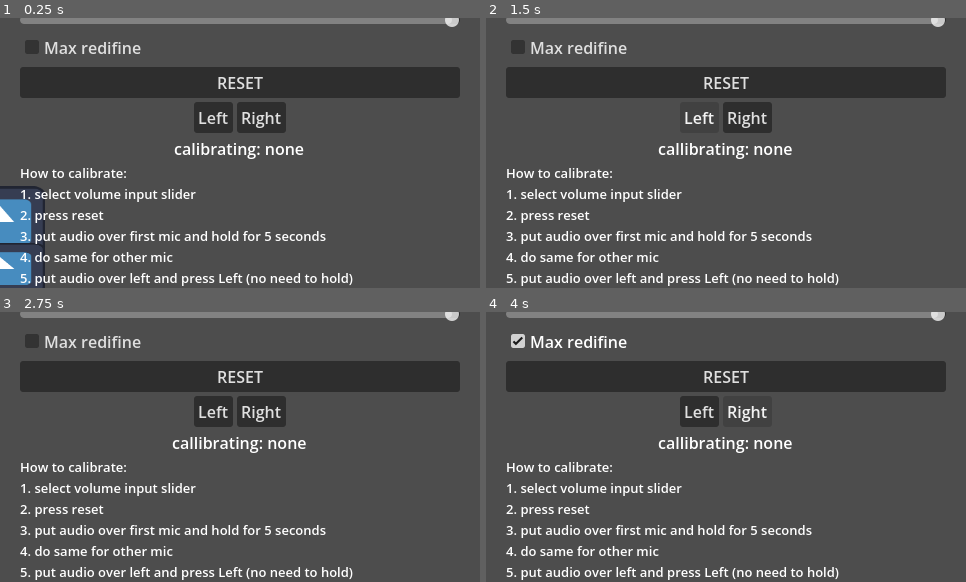
Above: before the commit, frames 1-4 (two rows, left to right).
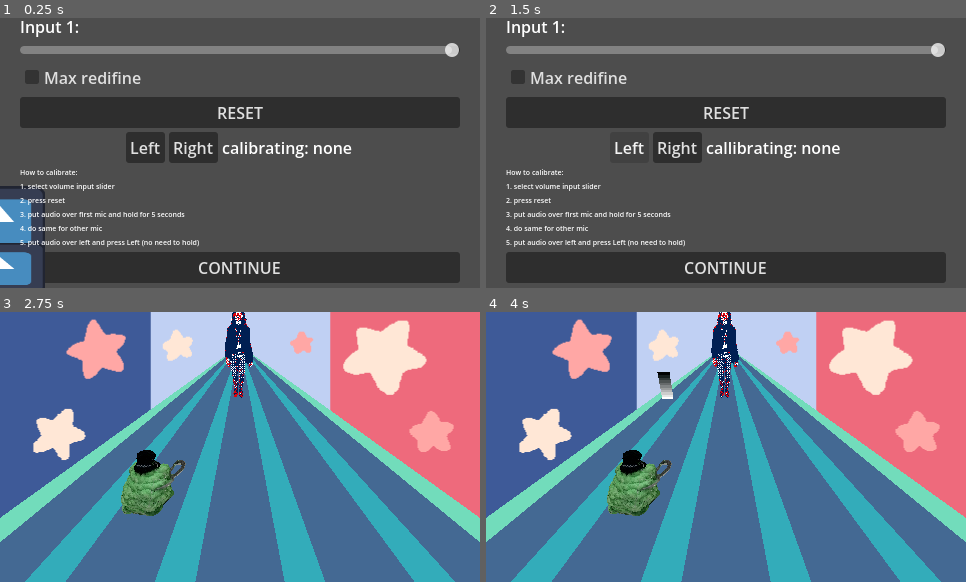
Above: after the commit, the same moments.

Repository: vivithequeen/campfire-flagship
Game: Godot game, scene res://noob/scenes/calibration.tscn
Two runs of this game, one before a commit and one after it. Both use one fixed random seed, a clock stepped at 60 frames per second and the inputs below. This scene is started directly instead of the project's main scene. The engine's default icon, where the game draws it, is replaced by a stand-in: a white triangle on a blue panel in a dark square. Sound files missing from this copy of the repository are replaced by a short silence.
Inputs (mouse positions are in pixels of both pictures, inside the frame that each line leads up to):
- Up to frame 1 (0.25 s): no input
- Up to frame 2 (1.5 s): click "RESET" at 0.5 s; click "Left" at 1.25 s
- Up to frame 3 (2.75 s): click (240, 560) at 2 s, where only the run after the commit has a clickable "CONTINUE"
- Up to frame 4 (4 s): click (726, 341) at 2.75 s, where only the run before the commit has a clickable "Max redifine"; click (745, 411) at 3.5 s, where only the run before the commit has a clickable "Right"

The runs differ from the first frame. In frame 1, 40% of the frame differs, in the area x 4-96%, y 0-100%; in frame 2, 40%; in frame 3, 100%, in the area x 0-100%, y 0-100%; in frame 4, 100%.

Commit message:
added main menu + greg moves quicker

Diff:
--- a/noob/scenes/calibration.tscn
+++ b/noob/scenes/calibration.tscn
@@ -5,6 +5,7 @@
 [ext_resource type="Script" uid="uid://cqbmp44jq7mjq" path="res://noob/scripts/max_redefiner.gd" id="3_m35xt"]
 [ext_resource type="PackedScene" uid="uid://cy726wc5q8mxn" path="res://noob/scenes/input.tscn" id="3_pi1i2"]
 [ext_resource type="Script" uid="uid://j3vg5osjr87a" path="res://noob/scripts/calibator_button.gd" id="3_vjscj"]
+[ext_resource type="Script" uid="uid://bv2f3ah5re3lb" path="res://noob/scenes/continue_button.gd" id="5_f8wp1"]
 
 [sub_resource type="ShaderMaterial" id="ShaderMaterial_vc1oo"]
 shader = ExtResource("1_571k6")
@@ -14,6 +15,7 @@
 anchors_preset = 15
 anchor_right = 1.0
 anchor_bottom = 1.0
+offset_top = -4.0
 grow_horizontal = 2
 grow_vertical = 2
 
@@ -34,9 +36,9 @@
 anchor_right = 1.0
 anchor_bottom = 1.0
 offset_left = 20.0
-offset_top = 20.0
+offset_top = 1.0
 offset_right = -20.0
-offset_bottom = -20.0
+offset_bottom = -1.0
 grow_horizontal = 2
 grow_vertical = 2
 
@@ -60,7 +62,7 @@
 text = "RESET"
 script = ExtResource("3_vjscj")
 reset = true
-labels = NodePath("../Label2")
+labels = NodePath("../HBoxContainer/Label2")
 
 [node name="HBoxContainer" type="HBoxContainer" parent="VBoxContainer" unique_id=2040292018]
 layout_mode = 2
@@ -73,16 +75,16 @@
 script = ExtResource("3_vjscj")
 volume_calib = true
 left = true
-labels = NodePath("../../Label2")
+labels = NodePath("../Label2")
 
 [node name="Button3" type="Button" parent="VBoxContainer/HBoxContainer" unique_id=1511463442 node_paths=PackedStringArray("labels")]
 layout_mode = 2
 text = "Right"
 script = ExtResource("3_vjscj")
 volume_calib = true
-labels = NodePath("../../Label2")
+labels = NodePath("../Label2")
 
-[node name="Label2" type="Label" parent="VBoxContainer" unique_id=989031165]
+[node name="Label2" type="Label" parent="VBoxContainer/HBoxContainer" unique_id=989031165]
 layout_mode = 2
 text = "calibrating: none"
 horizontal_alignment = 1
@@ -90,7 +92,7 @@
 [node name="Label3" type="Label" parent="VBoxContainer" unique_id=1734324685]
 z_index = 2
 layout_mode = 2
-theme_override_font_sizes/font_size = 13
+theme_override_font_sizes/font_size = 7
 text = "How to calibrate:
 1. select volume input slider
 2. press reset
@@ -98,9 +100,10 @@
 4. do same for other mic
 5. put audio over left and press Left (no need to hold)"
 
-[node name="Button2" type="Button" parent="VBoxContainer" unique_id=164808420]
+[node name="ContinueButton" type="Button" parent="VBoxContainer" unique_id=164808420]
 layout_mode = 2
 text = "CONTINUE"
+script = ExtResource("5_f8wp1")
 
 [node name="Input" parent="." unique_id=1991734150 instance=ExtResource("3_pi1i2")]
 debug = true
@@ -117,3 +120,5 @@
 Input can be found by loading in [Input] node
 And just set debug to false
 + add button script that loads next scene (Input calibration stays trough scenes )"
+
+[connection signal="pressed" from="VBoxContainer/ContinueButton" to="VBoxContainer/ContinueButton" method="_on_pressed"]
--- /dev/null
+++ b/noob/scenes/continue_button.gd
@@ -0,0 +1,4 @@
+extends Button
+
+func _on_pressed() -> void:
+	get_tree().change_scene_to_file("res://scenes/main.tscn")
--- /dev/null
+++ b/noob/scenes/main_menu.gd
@@ -0,0 +1,5 @@
+extends Control
+
+
+func _on_button_pressed() -> void:
+	get_tree().change_scene_to_file("res://noob/scenes/calibration.tscn")
--- a/noob/scenes/main_menu.tscn
+++ b/noob/scenes/main_menu.tscn
@@ -1,4 +1,7 @@
 [gd_scene format=3 uid="uid://lvny7ga2o65w"]
+
+[ext_resource type="Texture2D" uid="uid://bum3644bqlsqq" path="res://noob/assets/loadingImg.png" id="1_e2xws"]
+[ext_resource type="Script" uid="uid://bgg1echkydap7" path="res://noob/scenes/main_menu.gd" id="1_ejwqg"]
 
 [node name="main_menu" type="Control" unique_id=1322387850]
 layout_mode = 3
@@ -7,6 +10,7 @@
 anchor_bottom = 1.0
 grow_horizontal = 2
 grow_vertical = 2
+script = ExtResource("1_ejwqg")
 
 [node name="ColorRect" type="ColorRect" parent="." unique_id=571890503]
 layout_mode = 1
@@ -15,7 +19,7 @@
 anchor_bottom = 1.0
 grow_horizontal = 2
 grow_vertical = 2
-color = Color(0.5734735, 0.8003885, 0.9078005, 1)
+color = Color(0, 0, 0, 1)
 
 [node name="Label" type="Label" parent="." unique_id=2008771858]
 layout_mode = 0
@@ -34,3 +38,28 @@
 text = "Add main menu and make it lead to [calibration] scene
 (rn goal get player to able to calibrate and play and loose at least one round XD)
 "
+
+[node name="TextureRect" type="TextureRect" parent="." unique_id=1101737171]
+layout_mode = 0
+offset_right = 278.0
+offset_bottom = 270.0
+texture = ExtResource("1_e2xws")
+expand_mode = 1
+stretch_mode = 4
+
+[node name="Button" type="Button" parent="." unique_id=1652433701]
+layout_mode = 1
+anchors_preset = 14
+anchor_top = 0.5
+anchor_right = 1.0
+anchor_bottom = 0.5
+offset_left = 295.0
+offset_top = -63.0
+offset_right = -36.0
+offset_bottom = 66.0
+grow_horizontal = 2
+grow_vertical = 2
+theme_override_font_sizes/font_size = 40
+text = "Begin"
+
+[connection signal="pressed" from="Button" to="." method="_on_button_pressed"]
--- a/noob/scripts/calibration.gd
+++ b/noob/scripts/calibration.gd
@@ -10,3 +10,7 @@
 
 func slider_changed(p_value):
 	Volume_calibrations.mics[input_device] = p_value
+
+
+func _on_continue_button_pressed() -> void:
+	pass # Replace with function body.
--- a/scenes/greg_logic.gd
+++ b/scenes/greg_logic.gd
@@ -35,4 +35,5 @@
 func move_greg(from, to):
 	var tween = get_tree().create_tween()
 
-	tween.tween_property(greg_model, "global_position:x", lane_x[to], get_process_delta_time()*10);
+	tween.tween_property(greg_model, "global_position:x", lane_x[to], 0.1) \
+			.set_ease(Tween.EASE_OUT).set_trans(Tween.TRANS_QUAD)
--- a/scenes/main.gd
+++ b/scenes/main.gd
@@ -35,9 +35,10 @@
 
 
 func _physics_process(_delta: float) -> void:
-	if music_player.playing and music_player.get_playback_position() >= next_note_position:
-		spawn_note(next_note_column)
-		pop_next_note()
+	if music_player.playing:
+		while music_player.get_playback_position() >= next_note_position:
+			spawn_note(next_note_column)
+			pop_next_note()
 
 	var manual_note;
 	if(Input.is_action_just_pressed("1")):
Not shown, added: noob/scenes/continue_button.gd.uid
Not shown, added: noob/scenes/main_menu.gd.uid
